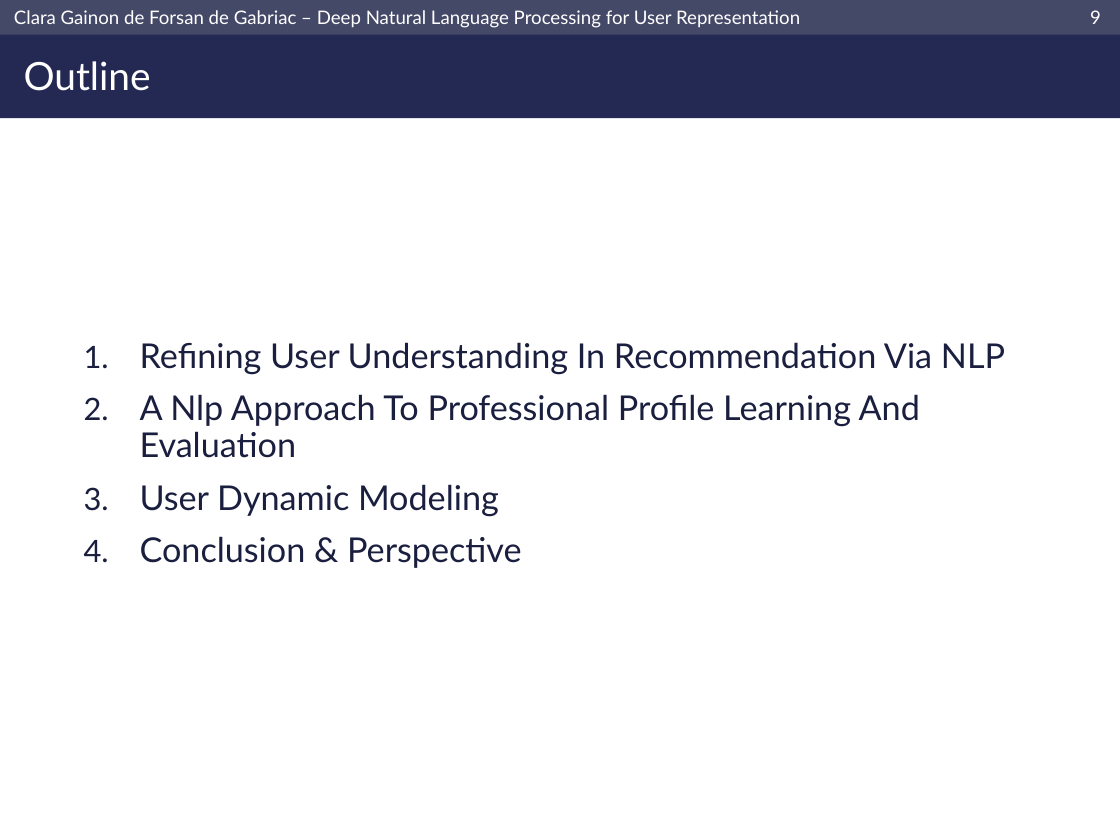
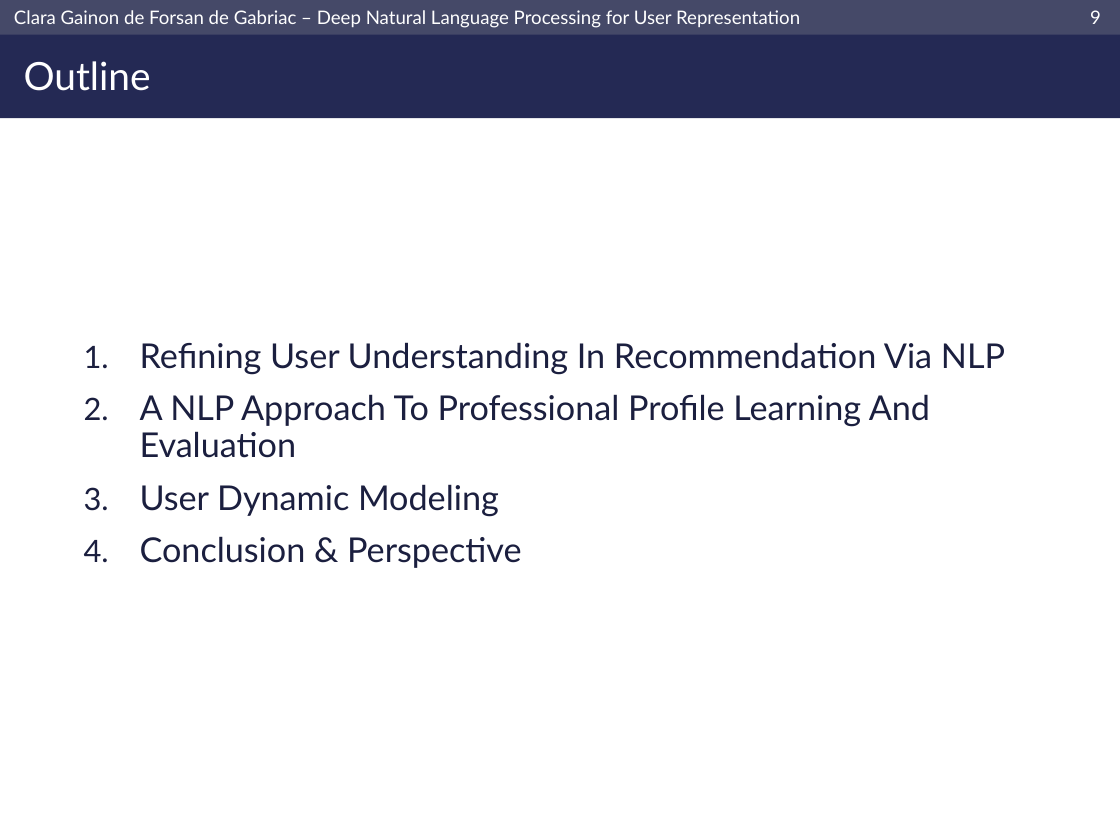
Before and after one commit to clara-gdef/defense, a slide deck: slide 10 of defense.pptx. Drawn at 1120x840 pixels with LibreOffice and Linux fonts; fonts in the diff are those of the drawing; background and template pictures are left out. Boxes give left, top, right and bottom in pixels: in the first picture for what was removed or moved away, otherwise in the second. Text is boxed around its words. In the diff, an @@ line names an element or a change of style, - is before the commit and + after.

Commit message:
wip

```diff
--- a/defense.pptx
+++ b/defense.pptx
@@ text at [140, 394, 930, 458]: text changed @@
-2. A Nlp Approach To Professional Profile Learning And Evaluation
+2. A NLP Approach To Professional Profile Learning And Evaluation
```
Also in this commit, not shown: 6 other slides changed, 14 slides added, 4 slides removed.
